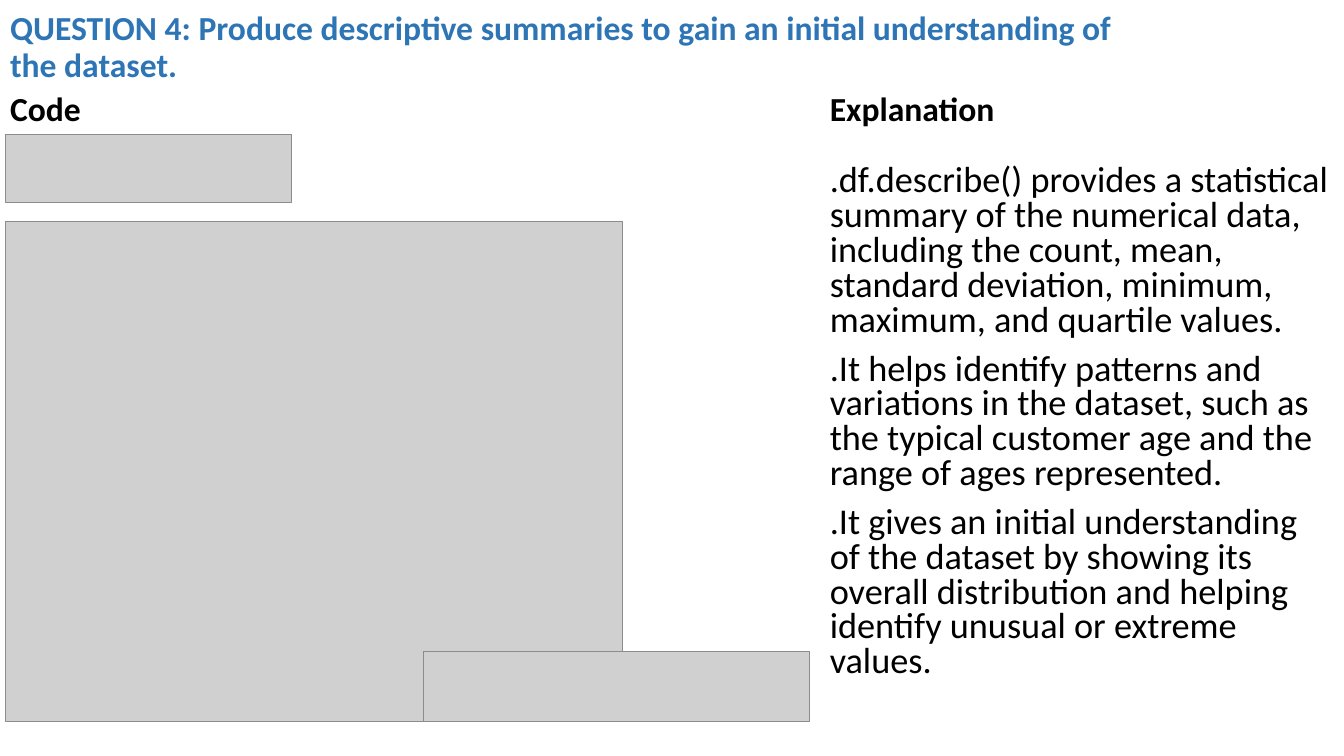
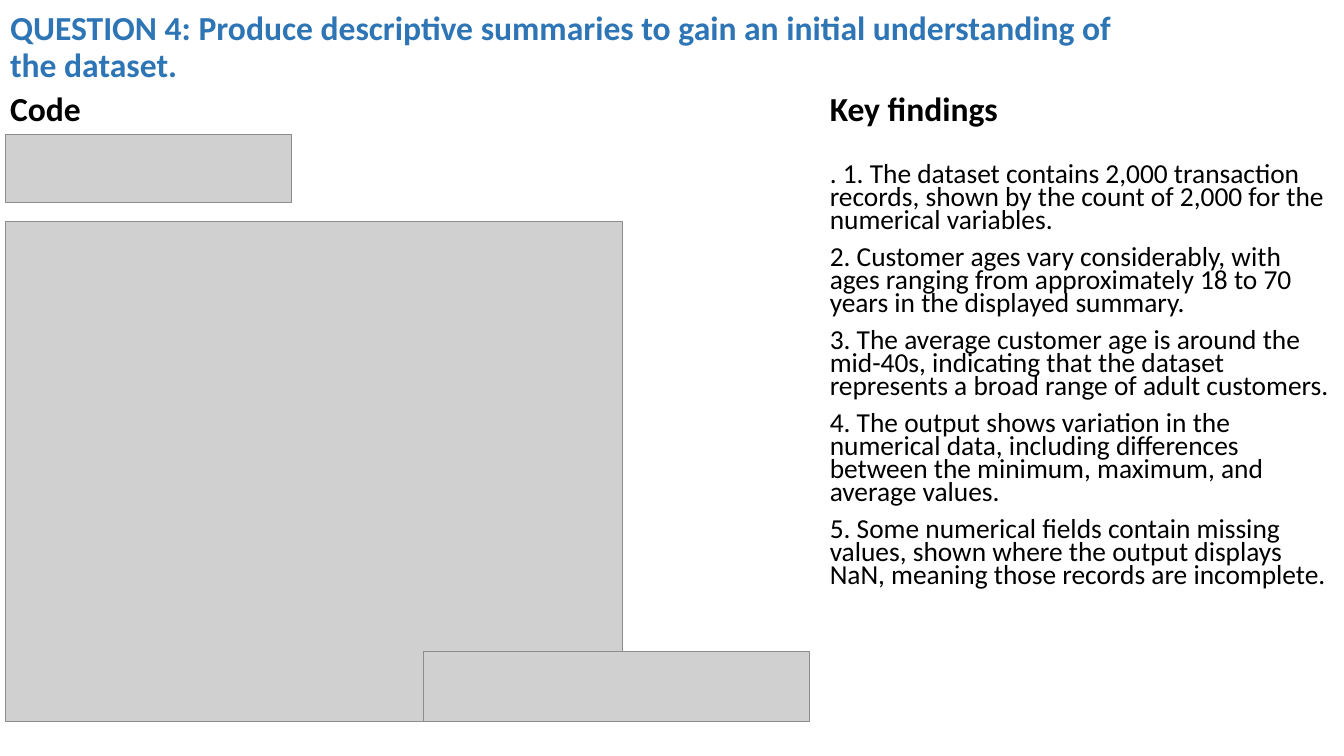
Before and after one commit to roykiptala/Datascience-workshop, a slide deck: slide 10 of Projects/RETAIL SALES AND CUSTOMER ANALYTICS.pptx. Drawn at 1344x756 pixels with LibreOffice and Linux fonts; fonts in the diff are those of the drawing; grey boxes stand for pictures. Boxes give left, top, right and bottom in pixels: in the first picture for what was removed or moved away, otherwise in the second. Text is boxed around its words. In the diff, an @@ line names an element or a change of style, - is before the commit and + after.

Commit message:
Complete data analysis

```diff
--- a/Projects/RETAIL SALES AND CUSTOMER ANALYTICS.pptx
+++ b/Projects/RETAIL SALES AND CUSTOMER ANALYTICS.pptx
@@ text at (830, 97, 998, 127): text changed @@
-Explanation
+Key findings
@@ text at (830, 164, 1328, 589): text changed; size 25.9 to 19.6 pt @@
-.df.describe() provides a statistical summary of the numerical data, including the count, mean, standard deviation, minimum, maximum, and quartile values.
-.It helps identify patterns and variations in the dataset, such as the typical customer age and the range of ages represented.
-.It gives an initial understanding of the dataset by showing its overall distribution and helping identify unusual or extreme values.
+. 1. The dataset contains 2,000 transaction records, shown by the count of 2,000 for the numerical variables.
+2. Customer ages vary considerably, with ages ranging from approximately 18 to 70 years in the displayed summary.
+3. The average customer age is around the mid-40s, indicating that the dataset represents a broad range of adult customers.
+4. The output shows variation in the numerical data, including differences between the minimum, maximum, and average values.
+5. Some numerical fields contain missing values, shown where the output displays NaN, meaning those records are incomplete.
```
Also in this commit, not shown: 34 other slides changed, 1 slide added, 8 other files.
